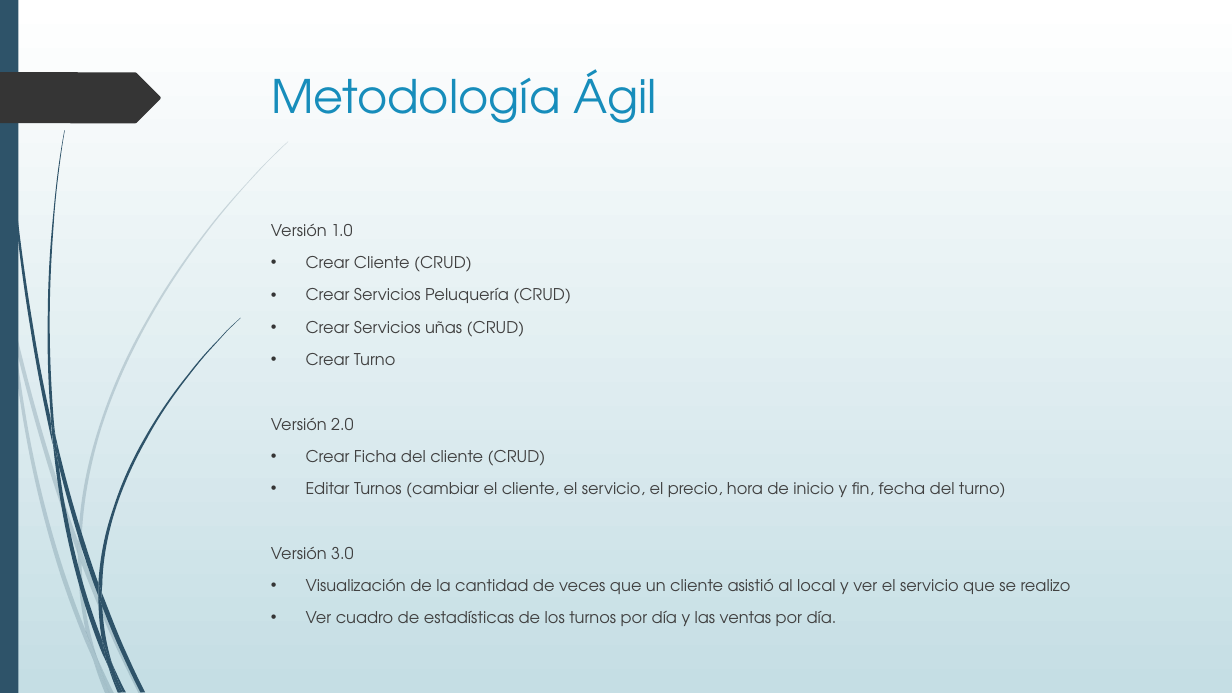
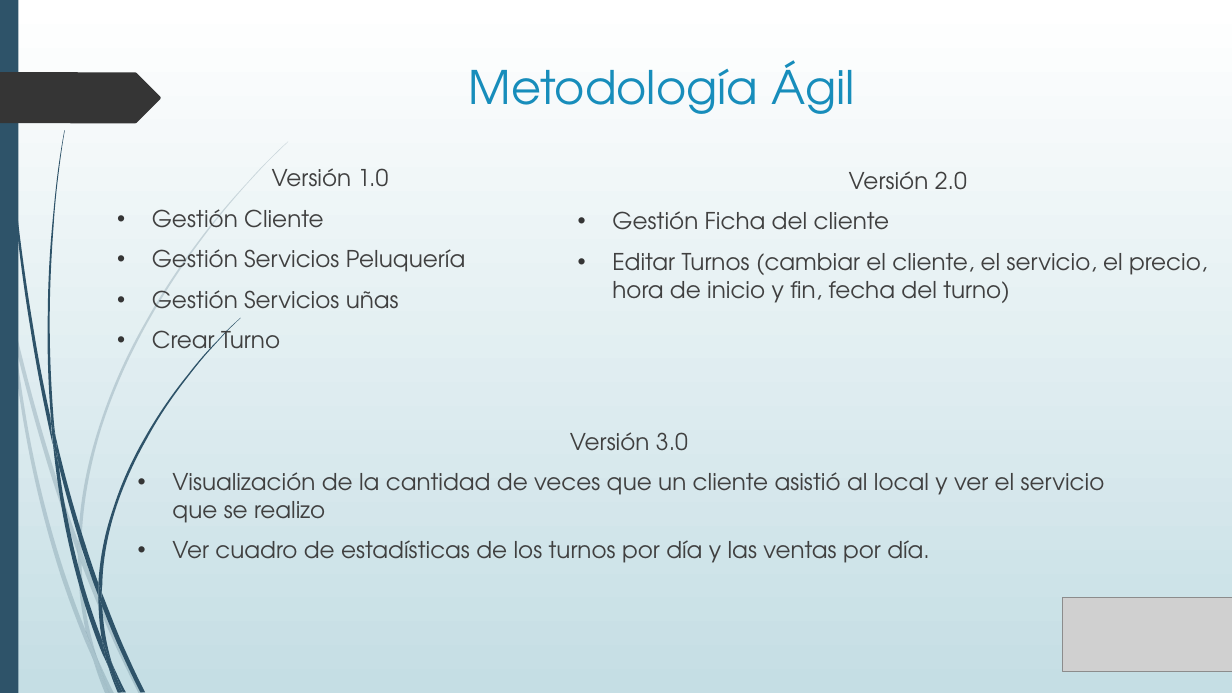
Before and after one commit to MarcosIscovich/ProyectoPeluImagen, a slide deck: slide 5 of Documentacion/PresentaciónProyectoFinal.pptx (slide 6 before the commit). Drawn at 1232x693 pixels with LibreOffice and Linux fonts; fonts in the diff are those of the drawing; grey boxes stand for pictures. Boxes give left, top, right and bottom in pixels: in the first picture for what was removed or moved away, otherwise in the second. Text is boxed around its words. In the diff, an @@ line names an element or a change of style, - is before the commit and + after.

```diff
--- a/Documentacion/PresentaciónProyectoFinal.pptx
+++ b/Documentacion/PresentaciónProyectoFinal.pptx
@@ title "Metodología Ágil": place and size @@
-title "Metodología Ágil" at bbox=[271, 69, 657, 123]
+title "Metodología Ágil" at bbox=[469, 60, 855, 114]
@@ title "Metodología Ágil" at bbox=[469, 60, 855, 114]: alignment left to centre @@
@@ text "Versión 1.0": place and size @@
-text "Versión 1.0" at bbox=[271, 224, 1071, 626]
+text "Versión 1.0" at bbox=[152, 168, 466, 360]
@@ text at bbox=[152, 168, 389, 360]: size 12.6 to 18 pt in "Versión 1.0", "Crear Turno"; alignment left to centre @@
@@ text added at bbox=[612, 171, 1207, 303], 18 pt, text #404040 @@
+Versión 2.0
+• Gestión Ficha del cliente
+• Editar Turnos (cambiar el cliente, el servicio, el precio, hora de inicio y fin, fecha del turno)
@@ text at bbox=[152, 209, 466, 309]: text changed; size 12.6 to 18 pt @@
-• Crear Cliente (CRUD)
-• Crear Servicios Peluquería (CRUD)
-• Crear Servicios uñas (CRUD)
+• Gestión Cliente
+• Gestión Servicios Peluquería
+• Gestión Servicios uñas
@@ text at bbox=[271, 418, 1071, 626]: paragraphs removed @@
-Versión 2.0
-• Crear Ficha del cliente (CRUD)
-• Editar Turnos (cambiar el cliente, el servicio, el precio, hora de inicio y fin, fecha del turno)
-Versión 3.0
-• Visualización de la cantidad de veces que un cliente asistió al local y ver el servicio que se realizo
-• Ver cuadro de estadísticas de los turnos por día y las ventas por día.
@@ text added at bbox=[172, 432, 1105, 563], 18 pt, text #404040 @@
+Versión 3.0
+• Visualización de la cantidad de veces que un cliente asistió al local y ver el servicio que se realizo
+• Ver cuadro de estadísticas de los turnos por día y las ventas por día.
@@ picture added at bbox=[1063, 597, 1232, 671] @@
```
Also in this commit, not shown: 3 other slides changed, 1 slide added, 2 slides removed, 13 other files.
